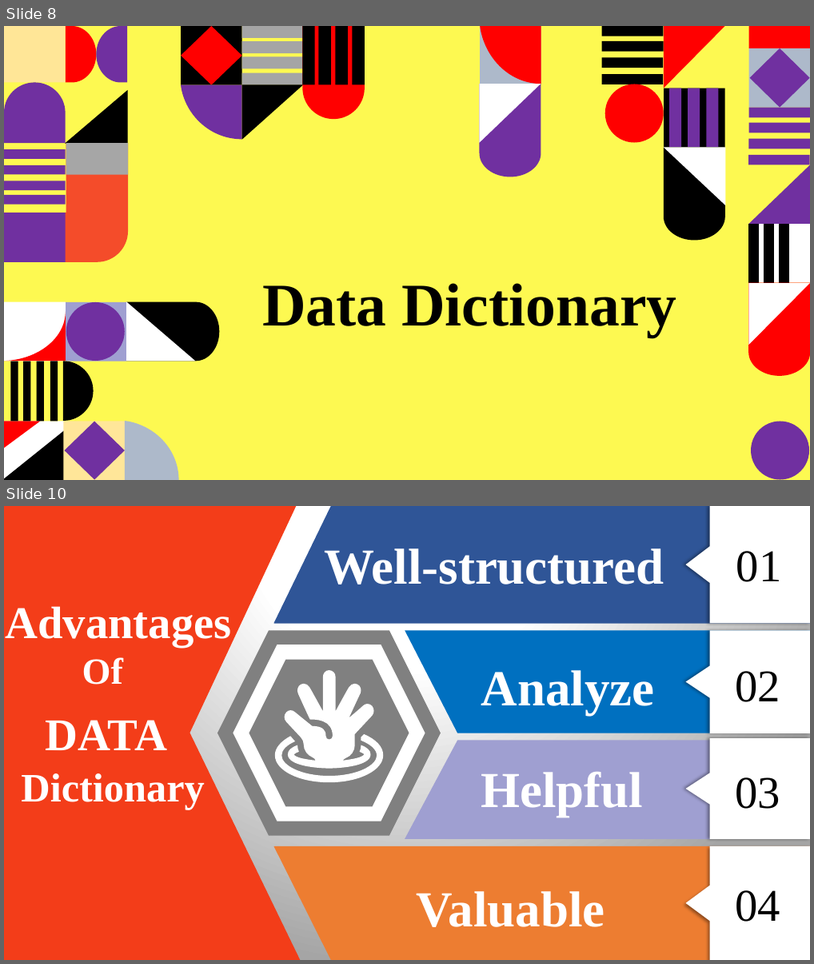
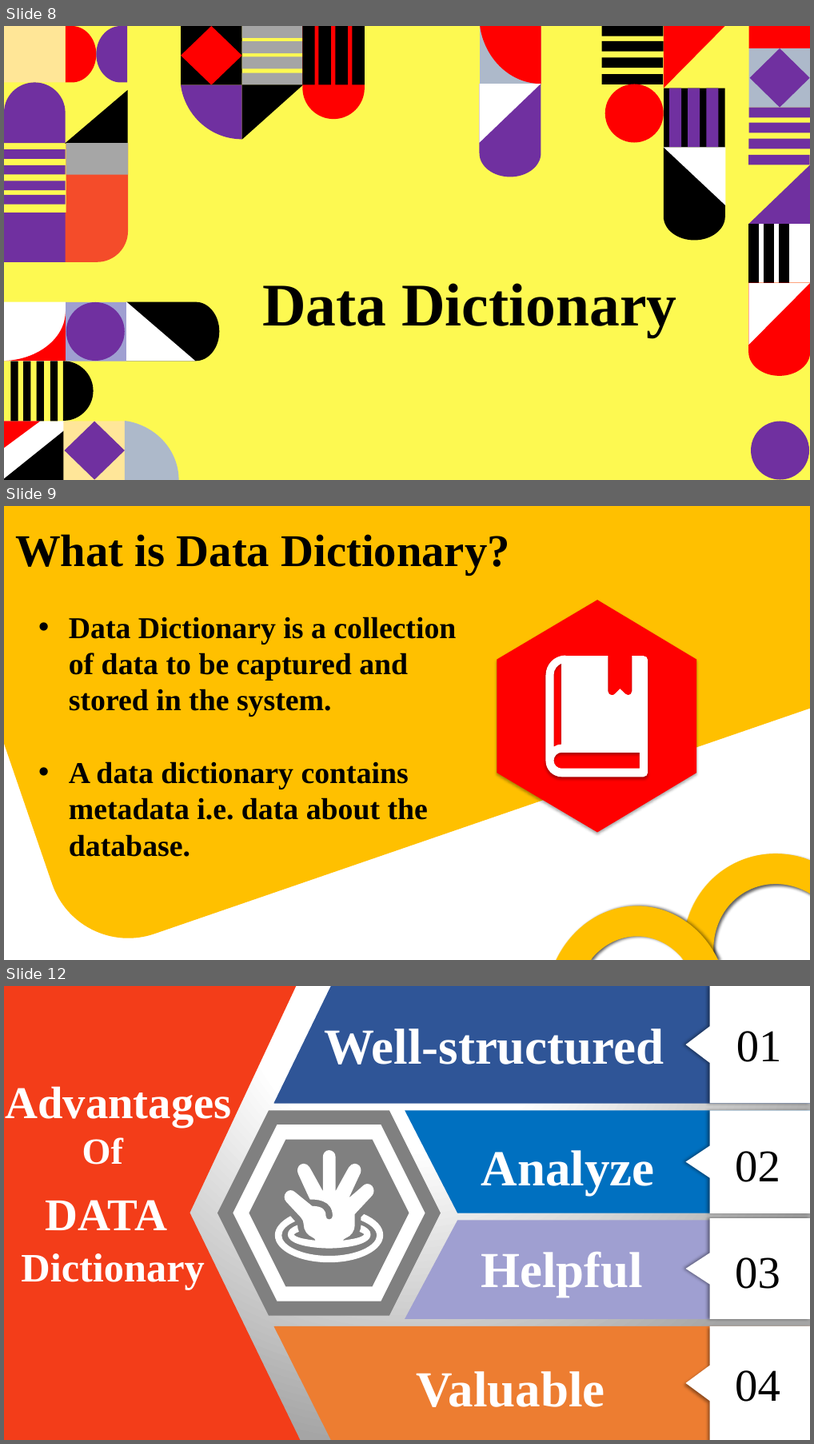
Before and after one commit to tamanghawana0815/SAD-ppt, a slide deck: Presentation.pptx. Shown one above the other, each under a label of ours: slides 8 and 10 before the commit, slides 8, 9 and 12 after it; the slides between them are not shown. The pictures are 814x964 and 814x1444 pixels, drawn with LibreOffice and Linux fonts; fonts in the diff are those of the drawing. Boxes give left, top, right and bottom in pixels: in the first picture for what was removed or moved away, otherwise in the second. Text is boxed around its words. In the diff, an @@ line names an element or a change of style, - is before the commit and + after.

```diff
--- a/Presentation.pptx
+++ b/Presentation.pptx
@@ slide 9 added at (4, 506, 810, 960), background #FFFFFF @@
@@ group added at (4, 506, 810, 960): 5 freeform shapes, 2 texts @@
+What is Data Dictionary?
+• Data Dictionary is a collection of data to be captured and stored in the system.
+• A data dictionary contains metadata i.e. data about the database.
@@ freeform shape added at (654, 831, 810, 960), fill #FFD966 @@
@@ freeform shape added at (556, 906, 718, 960), fill #FFD966 @@
@@ what was slide 10 is now slide 12 @@
```
Also in this commit, not shown: 2 other slides added, 1 slide removed.
